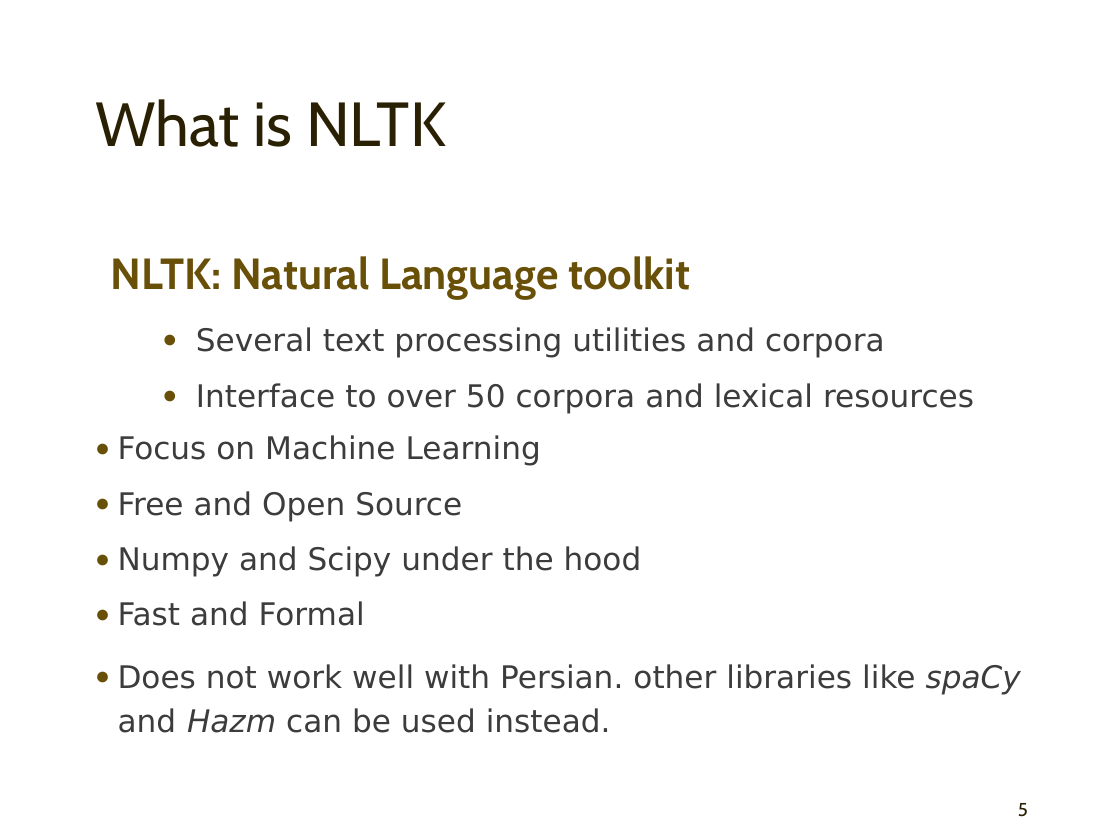
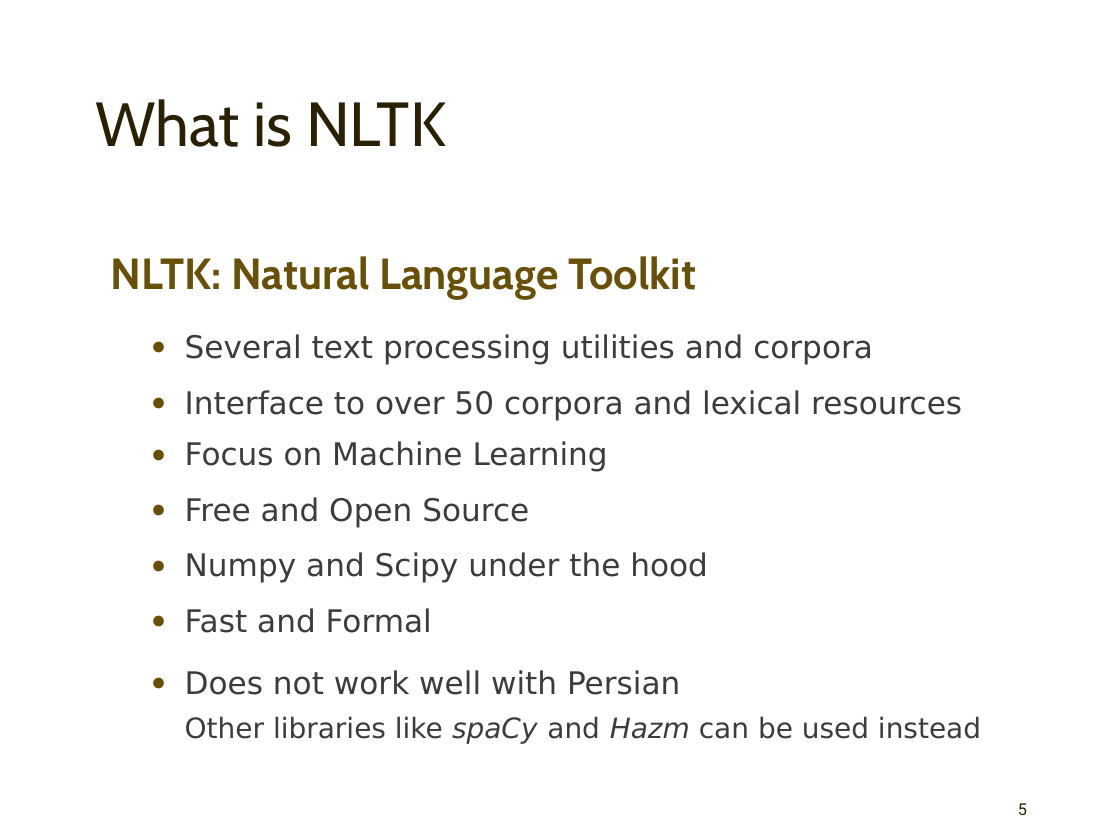
Before and after one commit to mahozad/presentations, a slide deck: slide 5 of nltk.pptx. Drawn at 1120x840 pixels with LibreOffice and Linux fonts; fonts in the diff are those of the drawing. Boxes give left, top, right and bottom in pixels: in the first picture for what was removed or moved away, otherwise in the second. Text is boxed around its words. In the diff, an @@ line names an element or a change of style, - is before the commit and + after.

Commit message:
Update the file to latest version

```diff
--- a/nltk.pptx
+++ b/nltk.pptx
@@ text at (111,256,696,300): text changed @@
-▪ NLTK: Natural Language toolkit
+▪ NLTK: Natural Language Toolkit
@@ text at (185,334,962,633): indent changed @@
@@ text at (185,670,981,744): text changed; size 20 to 18 pt @@
-● Does not work well with Persian. other libraries like spaCy and Hazm can be used instead.
+● Does not work well with Persian
+  Other libraries like spaCy and Hazm can be used instead
@@ page number at (1018,803,1027,815): size 12 to 10.5 pt, font Cabin to Roboto @@
```
Also in this commit, not shown: 13 other slides changed, 2 slides added, 1 slide removed.
